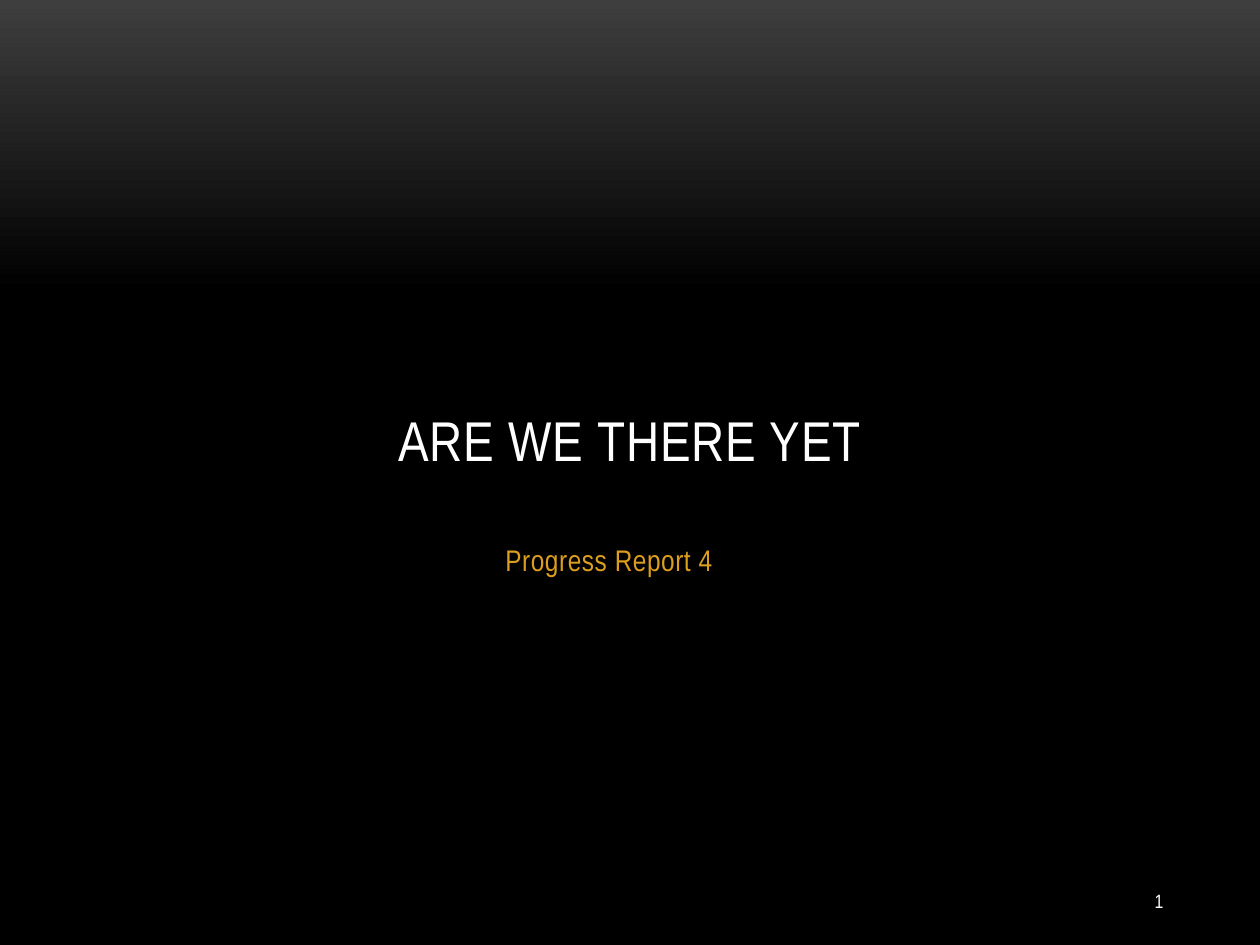
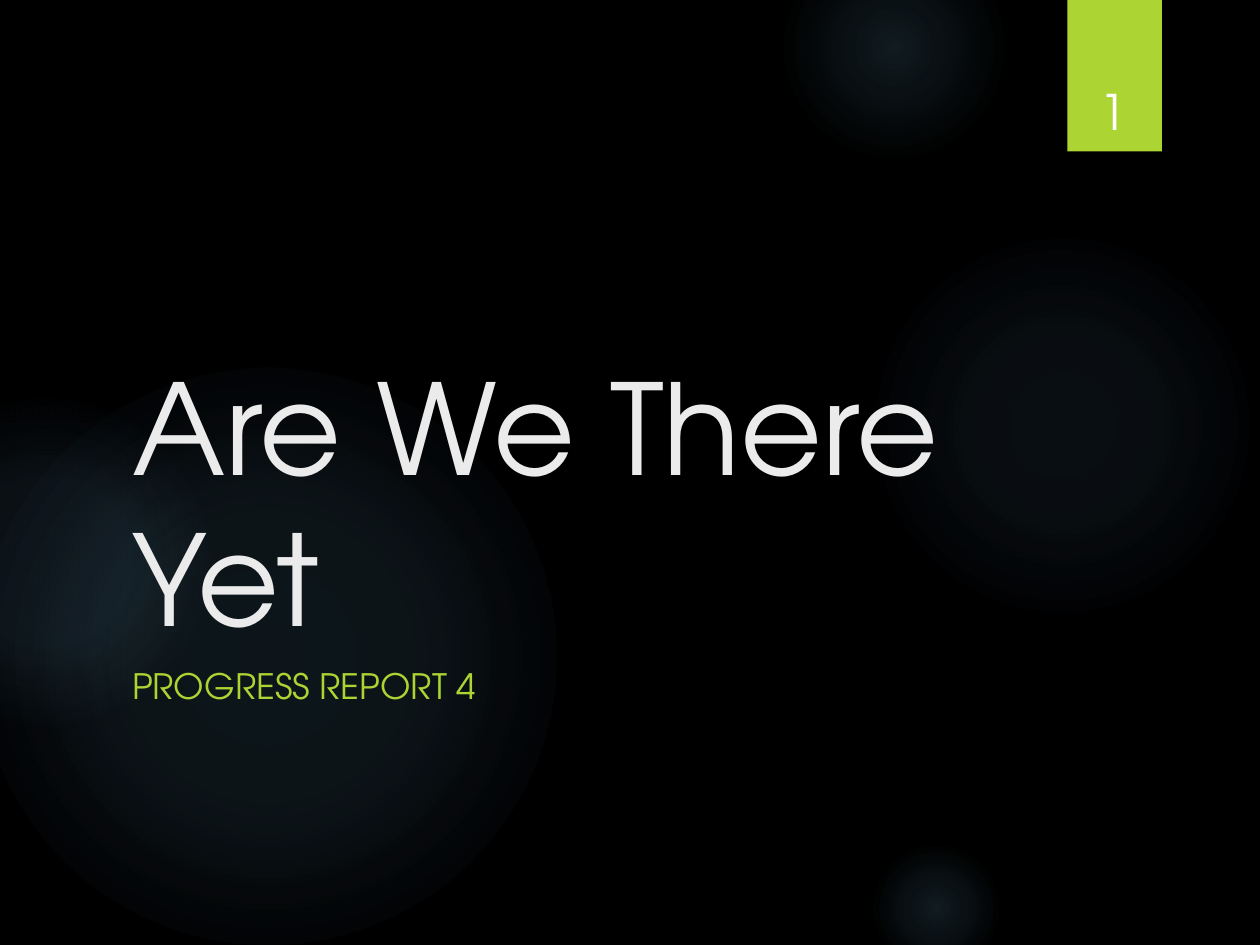
Before and after one commit to powellb1/CapStone, a slide deck: slide 1 of Documentation/Class Presentations/Are We There Yet Progress Report 4.pptx. Drawn at 1260x945 pixels with LibreOffice and Linux fonts; fonts in the diff are those of the drawing; background and template pictures are left out. Boxes give left, top, right and bottom in pixels: in the first picture for what was removed or moved away, otherwise in the second. Text is boxed around its words. In the diff, an @@ line names an element or a change of style, - is before the commit and + after.

```diff
--- a/Documentation/Class Presentations/Are We There Yet Progress Report 4.pptx
+++ b/Documentation/Class Presentations/Are We There Yet Progress Report 4.pptx
@@ background gradient #3F3F3F to #000000 to picture (left out) @@
@@ ellipse added at box(784, 0, 1004, 158), fill gradient #7AC4F0 @@
@@ rectangle added at box(1067, 0, 1162, 151), fill #ACD433 @@
@@ page number: place and size @@
-page number at box(1155, 894, 1164, 908)
+page number at box(1100, 93, 1127, 153)
@@ page number at box(1100, 93, 1127, 153): size 11 to 28 pt, font Arial Narrow to TeX Gyre Adventor; alignment right to centre; vertical alignment middle to bottom @@
@@ ellipse added at box(868, 231, 1256, 619), fill gradient #7AC4F0 @@
@@ ellipse added at box(0, 368, 556, 945), fill gradient #7AC4F0 @@
@@ title at box(132, 382, 938, 683): text changed; size 32 to 72 pt; font Arial Narrow to TeX Gyre Adventor; text colour #FFFFFF to #EBEBEB @@
-ARE WE THERE YET
+Are We There Yet
@@ ellipse added at box(0, 399, 209, 724), fill gradient #7AC4F0 @@
@@ subtitle at box(132, 672, 476, 700): text changed; size 17 to 20 pt; font Arial Narrow to TeX Gyre Adventor; text colour #DC9E1F to #ACD433 @@
-Progress Report 4
+PROGRESS REPORT 4
@@ ellipse added at box(868, 840, 1004, 945), fill gradient #7AC4F0 @@
```
Also in this commit, not shown: 4 other slides changed, 1 slide added, 1 slide removed, 2 other files.
